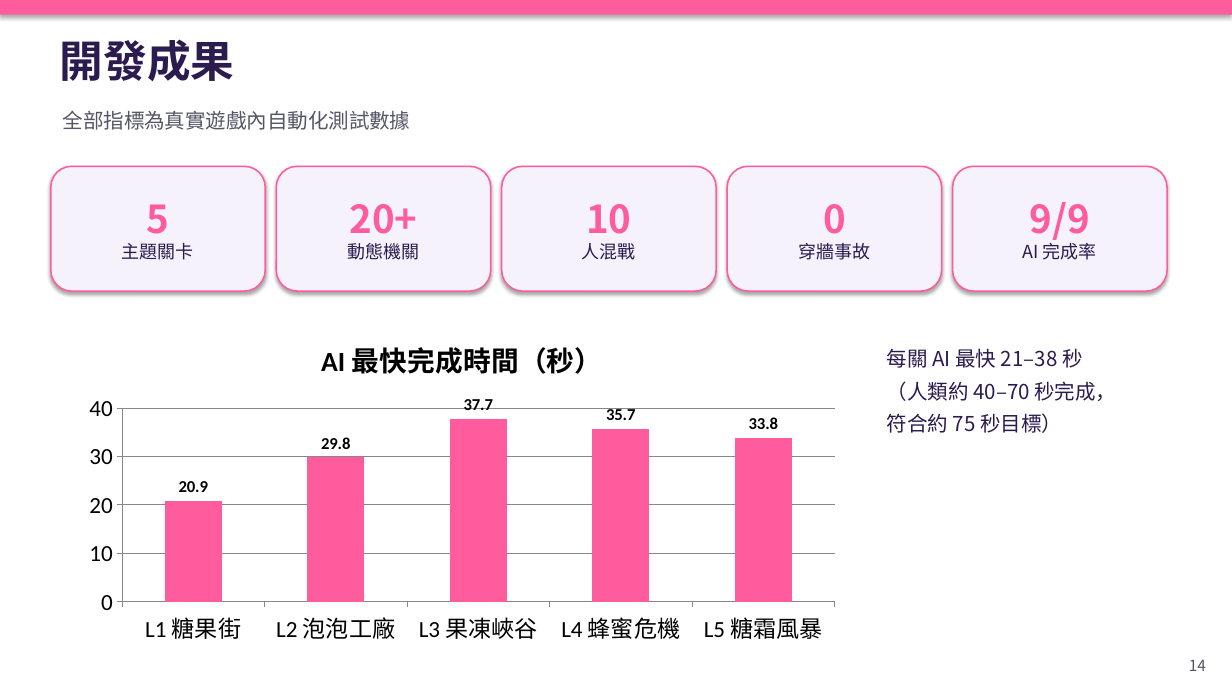
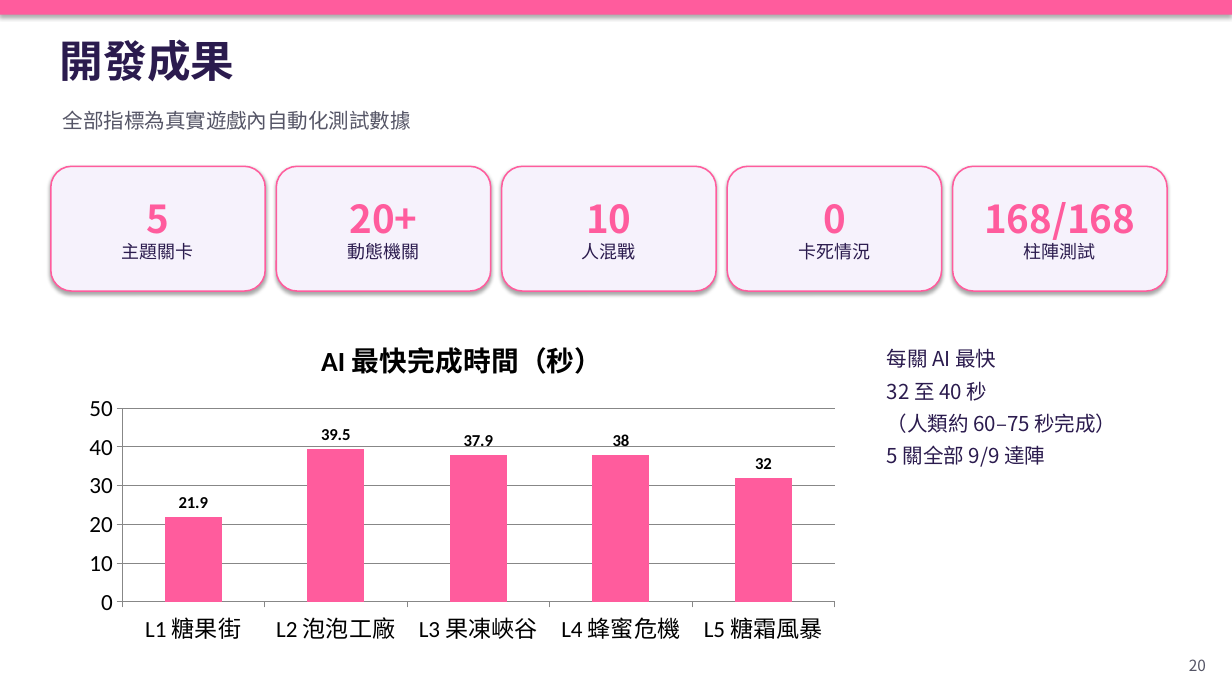
Before and after one commit to chengkaho98-svg/Mini3Dgame, a slide deck: slide 20 of 糖糖大亂鬥_AI開發Playbook.pptx (slide 14 before the commit). Drawn at 1232x693 pixels with LibreOffice and Linux fonts; fonts in the diff are those of the drawing. Boxes give left, top, right and bottom in pixels: in the first picture for what was removed or moved away, otherwise in the second. Text is boxed around its words. In the diff, an @@ line names an element or a change of style, - is before the commit and + after.

Commit message:
Fix edge-bumper wedge; cheaper split post FX; fairer win%; Playbook extended to 20 slides (ZH+EN)
Bumpers (E1)
- Root cause of the remaining 34 wedged cases: 7 bumpers stuck out past the
  road rail, so a player clamped on the rail touched the ball's outer face and
  the round push-out pinned them against the wall. Pulled them in so the ball
  edge sits ~0.3m inside the rail.
- Same 168-case matrix (8 clusters x 3 starts x 7 inputs): 134/168 -> 168/168,
  0 wedged, 0 falls. Average bumps through a cluster dropped (L1 c2: 9.5 -> 2.3).

Split-screen post FX (corrects an earlier claim)
- Measured properly with GPU sync: 4-view split with SSAO on every view was
  15.8ms, not the 60 FPS reported before. SSAO now runs only with up to 2
  views; 3-4 views keep bloom. 4-way split: 10.4ms (96 FPS on RTX 5070 Ti).

Win% (analytics.js)
- Softmax temperature now widens early and tightens late: mid-race nobody
  reads 0% (was 5 of 8 racers at 0% seconds after the start).
- Once someone has finished first, still-running racers can no longer show
  100% (only the winner keeps it).

Playbook: +5 steps (game feel, lighting/materials, outlines+split post FX,
test matrix, win% + local-LLM commentator), + analytics architecture diagram,
refreshed results. 14 -> 20 slides, ZH and EN. Visual gate 20/20 on both.
Step 9 and Step 12 reuse earlier screenshots.

Verified: bumper matrix 168/168; all 5 levels 9/9 bots; zero runtime errors.

```diff
--- a/糖糖大亂鬥_AI開發Playbook.pptx
+++ b/糖糖大亂鬥_AI開發Playbook.pptx
@@ text in rounded rectangle at (798, 243, 870, 260): text changed @@
-穿牆事故
+卡死情況
@@ text in rounded rectangle at (1024, 243, 1096, 260): text changed; size 14 to 30 pt; text colour #2B1B4E to #FF5C9D; bold on @@
-9/9
-AI 完成率
+168/168
+柱陣測試
@@ column chart at (74, 319, 850, 652) @@
-AI 最快完成時間（秒）: 20.9, 29.8, 37.7, 35.7, 33.8
+AI 最快完成時間（秒）: 21.9, 39.5, 37.9, 38, 32
@@ text at (887, 348, 1116, 467): text changed @@
-每關 AI 最快 21–38 秒
-（人類約 40–70 秒完成，
-符合約 75 秒目標）
+每關 AI 最快
+32 至 40 秒
+（人類約 60–75 秒完成）
+5 關全部 9/9 達陣
@@ text at (1189, 659, 1206, 671): text changed @@
-14
+20
```
Also in this commit, not shown: 1 other slide changed, 6 slides added, 25 other files.
